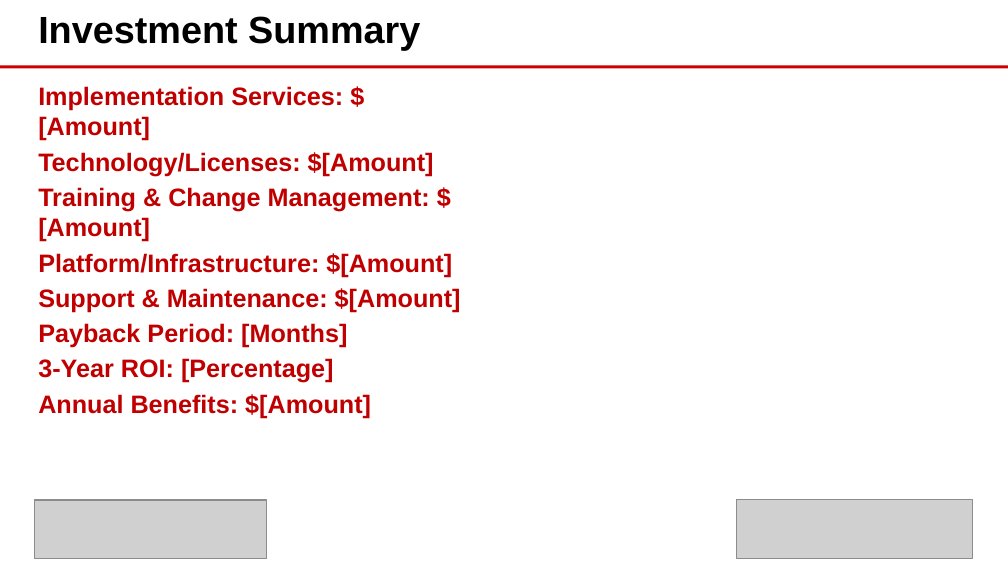
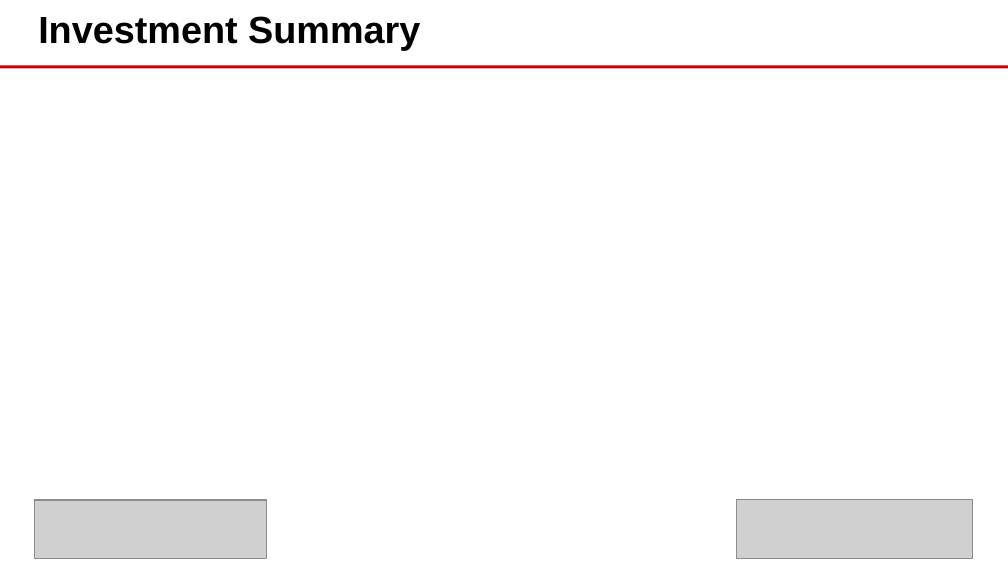
Before and after one commit to eoframework/solutions, a slide deck: slide 9 of solution-template/sample-provider/sample-category/sample-solution/presales/solution-briefing.pptx. Drawn at 1008x567 pixels with LibreOffice and Linux fonts; fonts in the diff are those of the drawing; grey boxes stand for pictures; background and template pictures are left out. Boxes give left, top, right and bottom in pixels: in the first picture for what was removed or moved away, otherwise in the second. Text is boxed around its words. In the diff, an @@ line names an element or a change of style, - is before the commit and + after.

Commit message:
Add architecture diagram support and bold text formatting for presentations
Major Enhancements:
- Markdown image syntax support: ![alt](path) now automatically inserts images
- Bold text formatting: **text** syntax for inline bold formatting in slides
- Architecture diagram: Professional monotone 3-tier cloud architecture
- Hierarchical bullets: Solution Overview now matches Business Opportunity structure
- Content optimization: Reduced text by ~30% to prevent slide bleeding

Technical Changes:

1. Image Insertion System (solution-doc-builder.py):
   - Parse markdown image syntax: ![alt](path)
   - Calculate aspect ratio to prevent cropping
   - Use slide.shapes.add_picture() with centered positioning
   - Remove duplicate images from content area before insertion

2. Bold Text Formatting (solution-doc-builder.py):
   - New _apply_bold_formatting() method to parse **text** markers
   - Split text by ** and create runs with alternating bold formatting
   - Preserve markers during parsing for later formatting application
   - Works inline: **Label:** text or fully bold **Text**

3. Architecture Diagram (assets/images/architecture-diagram.png):
   - Created professional monotone 3-tier architecture (Presentation → Application → Data)
   - Used PIL/Pillow for programmatic diagram generation
   - Fixed text overlapping with proper y-positioning
   - 1920x1080 resolution for crisp rendering

4. Content Updates (presales/raw/solution-briefing.md):
   - Converted Solution Overview to hierarchical bullet structure
   - Reduced descriptions by ~30% (110+ chars → 88-97 chars)
   - Added architecture diagram reference
   - Applied bold formatting to key labels

5. Template Updates (powerpoint/EOFramework-Template-01.pptx):
   - Added hierarchical indentation to EO Visual Content layout
   - Reduced font size for better content fitting
   - Updated placeholder structure (content now idx=16)

Bug Fixes:
- Fixed image parsing blocked by bullet parsing (moved to separate check)
- Fixed text overlapping in diagram (separated text to multiple lines)
- Fixed image cropping (aspect ratio preservation)
- Fixed duplicate images (remove existing before adding new)
- Fixed wrong placeholder index (updated idx=11 to idx=16)

```diff
--- a/solution-template/sample-provider/sample-category/sample-solution/presales/solution-briefing.pptx
+++ b/solution-template/sample-provider/sample-category/sample-solution/presales/solution-briefing.pptx
@@ text removed at (38, 86, 461, 418) @@
-Implementation Services: $[Amount]
-Technology/Licenses: $[Amount]
-Training & Change Management: $[Amount]
-Platform/Infrastructure: $[Amount]
-Support & Maintenance: $[Amount]
-Payback Period: [Months]
-3-Year ROI: [Percentage]
-Annual Benefits: $[Amount]
```
Also in this commit, not shown: 3 other slides changed, 1 slide added, 1 slide removed, 4 other files.
